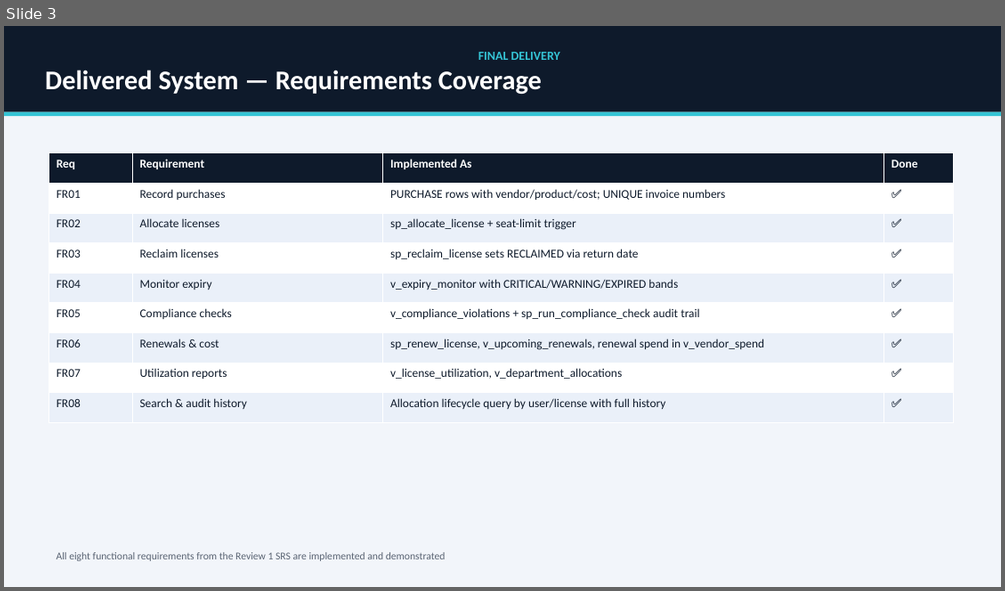
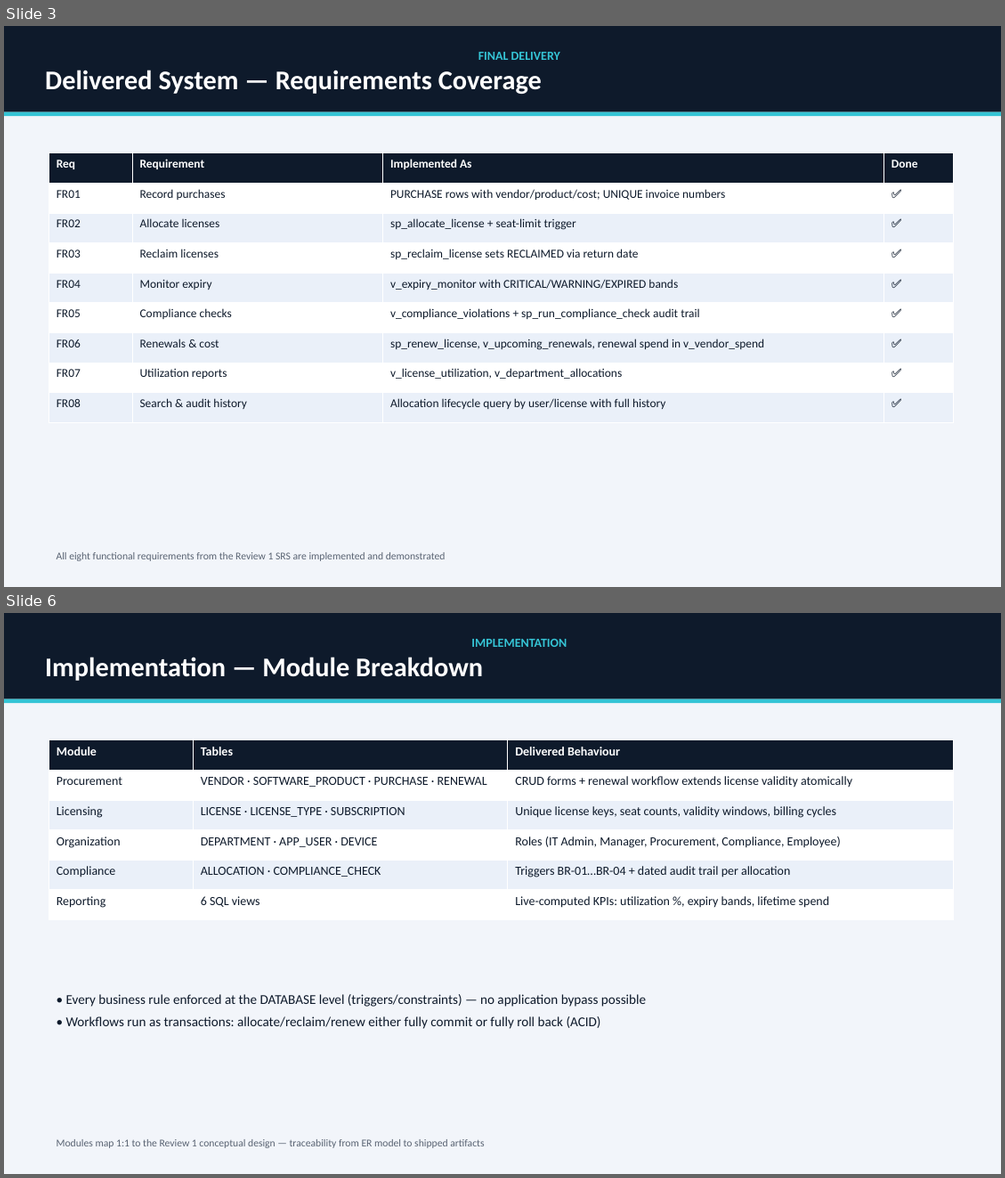
Before and after one commit to Rish3666/Software-License-Subscription-Management-System, a slide deck: ppt_review3.pptx. Shown one above the other, each under a label of ours: slide 3 before the commit, slides 3 and 6 after it; the slides between them are not shown. The pictures are 1005x591 and 1005x1178 pixels, drawn with LibreOffice and Linux fonts; fonts in the diff are those of the drawing. Boxes give left, top, right and bottom in pixels: in the first picture for what was removed or moved away, otherwise in the second. Text is boxed around its words. In the diff, an @@ line names an element or a change of style, - is before the commit and + after.

```diff
--- a/ppt_review3.pptx
+++ b/ppt_review3.pptx
@@ slide 6 added at box(4, 613, 1001, 1174), background #FFFFFF @@
@@ rectangle added at box(4, 613, 1001, 1174), fill #F2F5FA @@
@@ rectangle added at box(4, 613, 1001, 699), fill #0E1A2B, 26 pt, text #FFFFFF, bold @@
+IMPLEMENTATION
+Implementation — Module Breakdown
@@ rectangle added at box(4, 699, 1001, 704), fill #35C4D5 @@
@@ table added at box(48, 740, 954, 919), 6 rows, 3 columns @@
+Module | Tables | Delivered Behaviour
+Procurement | VENDOR · SOFTWARE_PRODUCT · PURCHASE · RENEWAL | CRUD forms + renewal workflow extends license validity atomically
+Licensing | LICENSE · LICENSE_TYPE · SUBSCRIPTION | Unique license keys, seat counts, validity windows, billing cycles
+Organization | DEPARTMENT · APP_USER · DEVICE | Roles (IT Admin, Manager, Procurement, Compliance, Employee)
+Compliance | ALLOCATION · COMPLIANCE_CHECK | Triggers BR-01…BR-04 + dated audit trail per allocation
+Reporting | 6 SQL views | Live-computed KPIs: utilization %, expiry bands, lifetime spend
@@ text added at box(66, 994, 646, 1029), 13 pt, text #0E1A2B @@
+• Every business rule enforced at the DATABASE level (triggers/constraints) — no application bypass possible
+• Workflows run as transactions: allocate/reclaim/renew either fully commit or fully roll back (ACID)
@@ text added at box(57, 1139, 484, 1148), 10 pt, text #5A6473 @@
+Modules map 1:1 to the Review 1 conceptual design — traceability from ER model to shipped artifacts
```
Also in this commit, not shown: 3 slides changed, 5 other slides added, 13 other files.
